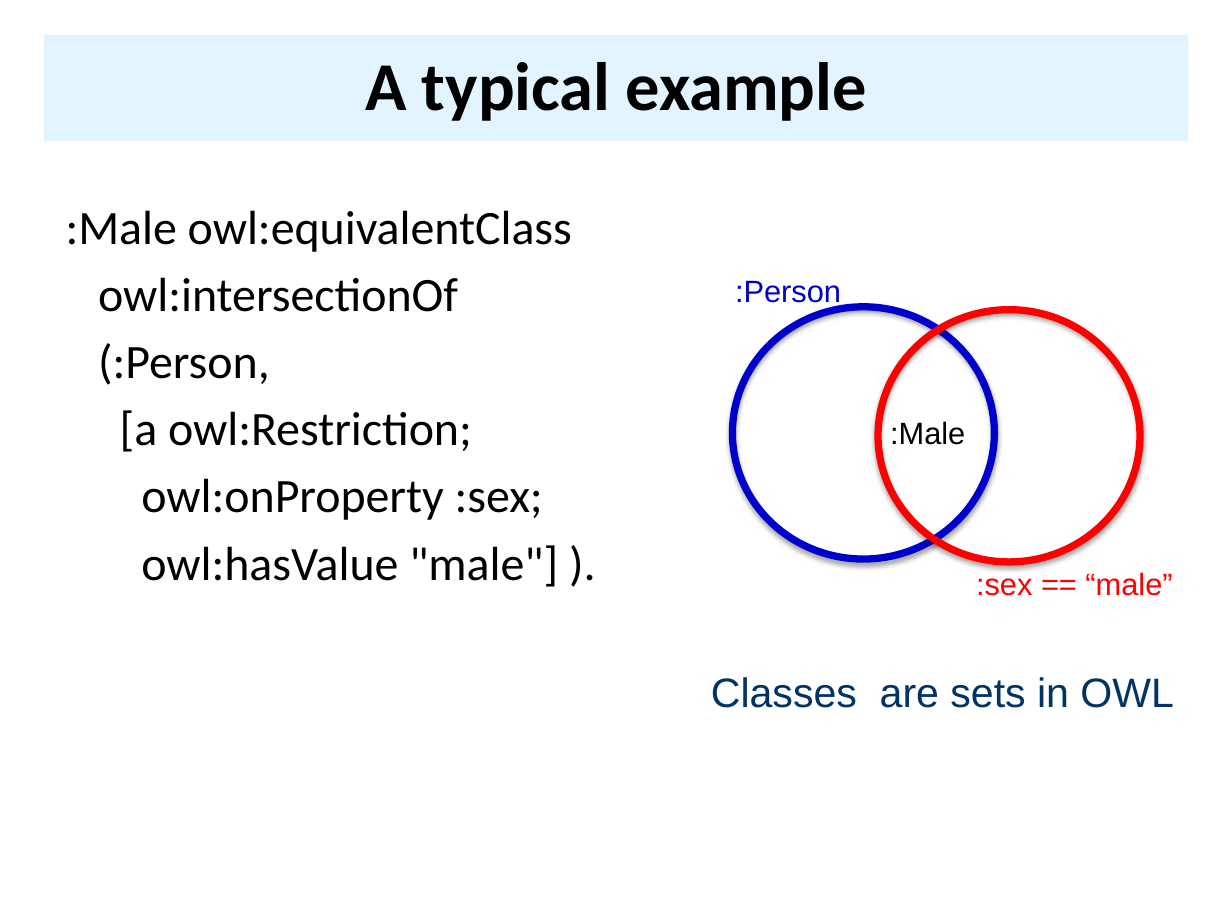
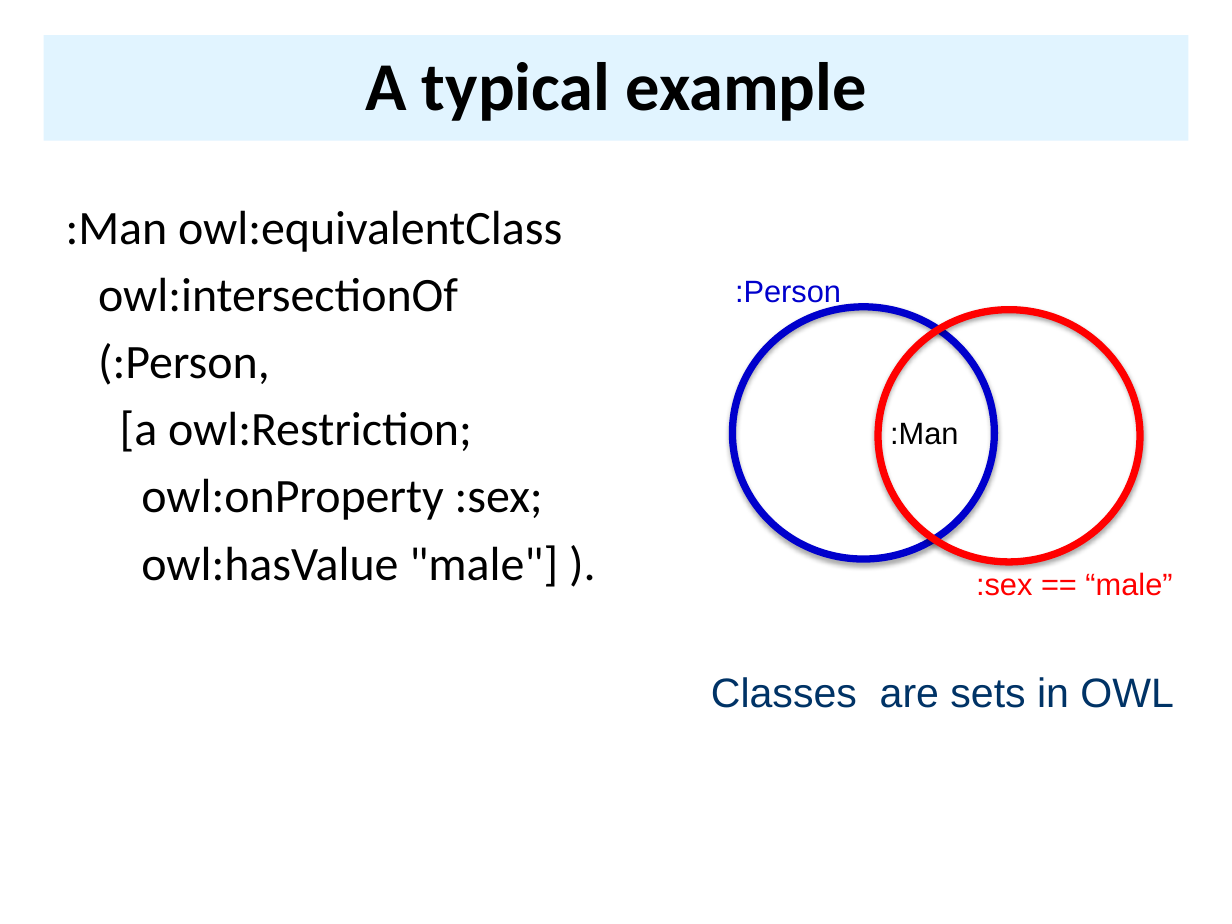
Before and after one commit to UMBC-CMSC-491-691-F19-Knowledge-Graphs/class_material, a slide deck: slide 49 of notes/07_owl/07OWL.pptx. Drawn at 1232x924 pixels with LibreOffice and Linux fonts; fonts in the diff are those of the drawing. Boxes give left, top, right and bottom in pixels: in the first picture for what was removed or moved away, otherwise in the second. Text is boxed around its words. In the diff, an @@ line names an element or a change of style, - is before the commit and + after.

```diff
--- a/notes/07_owl/07OWL.pptx
+++ b/notes/07_owl/07OWL.pptx
@@ text at (66,210,562,252): text changed @@
-:Male owl:equivalentClass
+:Man owl:equivalentClass
@@ text at (890,422,958,445): text changed @@
-:Male
+:Man
```
Also in this commit, not shown: 12 other slides changed, 1 slide removed, 2 other files.
